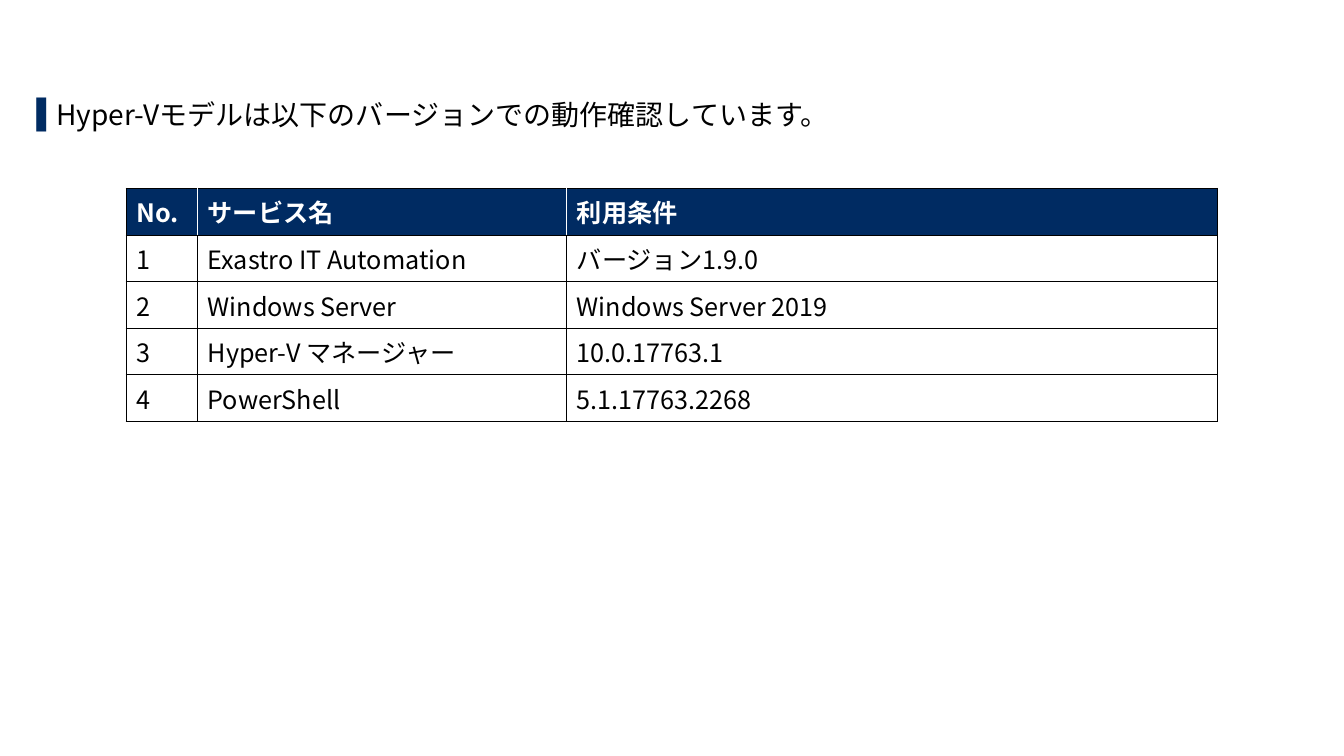
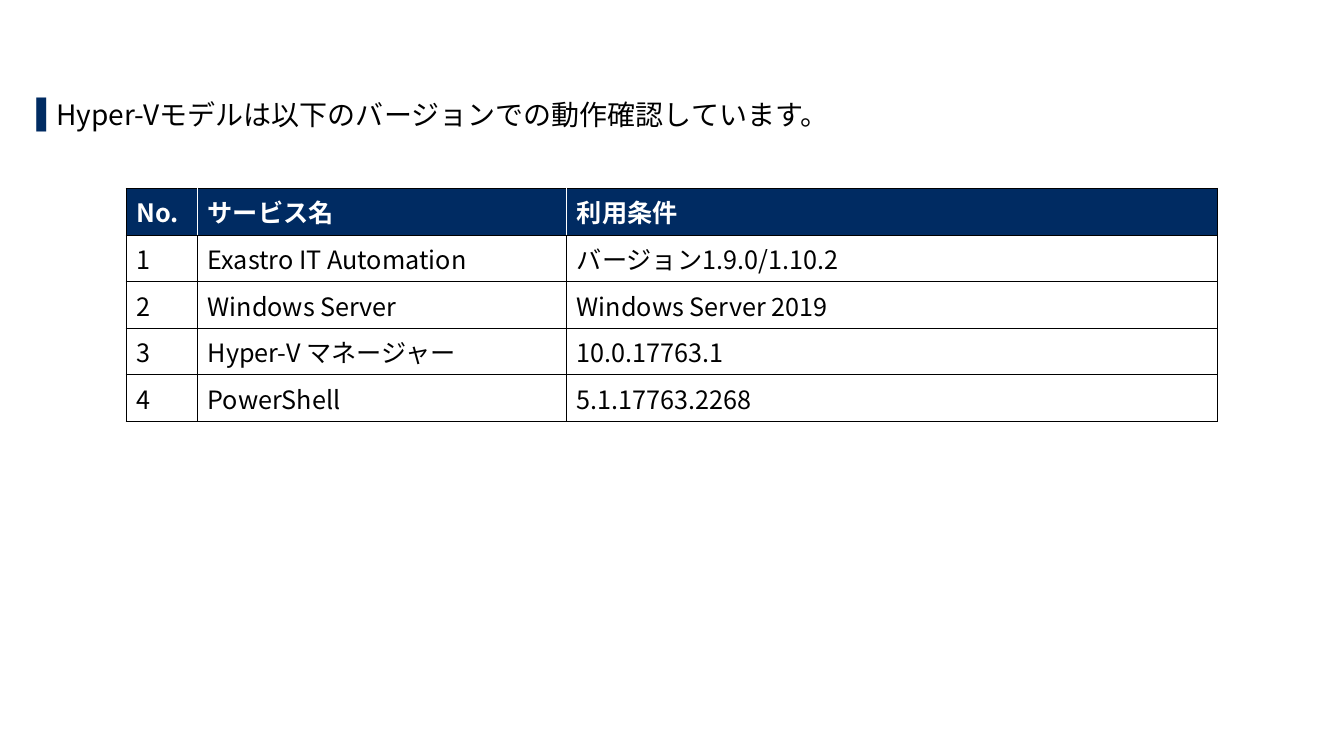
Before and after one commit to exastro-suite/SettingSamples-ITA-HyperV, a slide deck: slide 7 of docs/setting-samples-hyperv-install_ja.pptx. Drawn at 1344x756 pixels with LibreOffice and Linux fonts; fonts in the diff are those of the drawing; background and template pictures are left out. Boxes give left, top, right and bottom in pixels: in the first picture for what was removed or moved away, otherwise in the second. Text is boxed around its words. In the diff, an @@ line names an element or a change of style, - is before the commit and + after.

```diff
--- a/docs/setting-samples-hyperv-install_ja.pptx
+++ b/docs/setting-samples-hyperv-install_ja.pptx
@@ table at (x1=126, y1=189, x2=1218, y2=414) @@
-row 2, column 3: バージョン1.9.0
+row 2, column 3: バージョン1.9.0/1.10.2
```
Also in this commit, not shown: 2 other slides changed, 3 other files.
